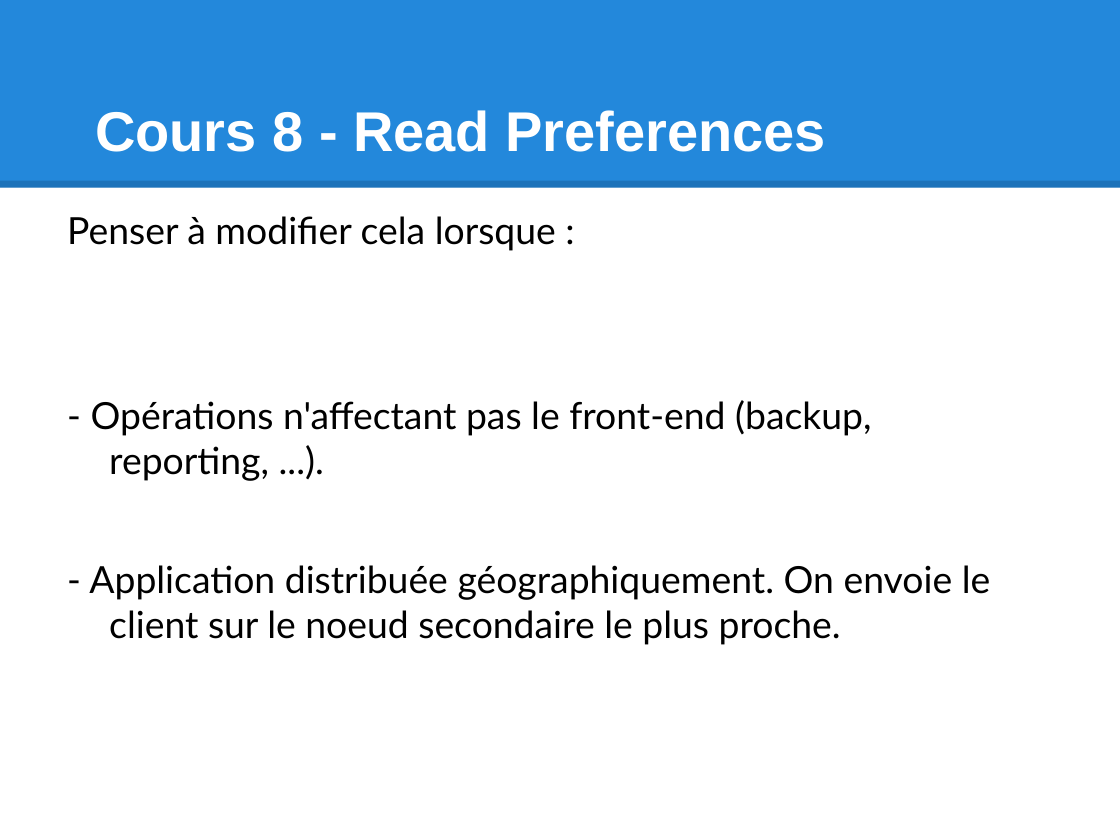
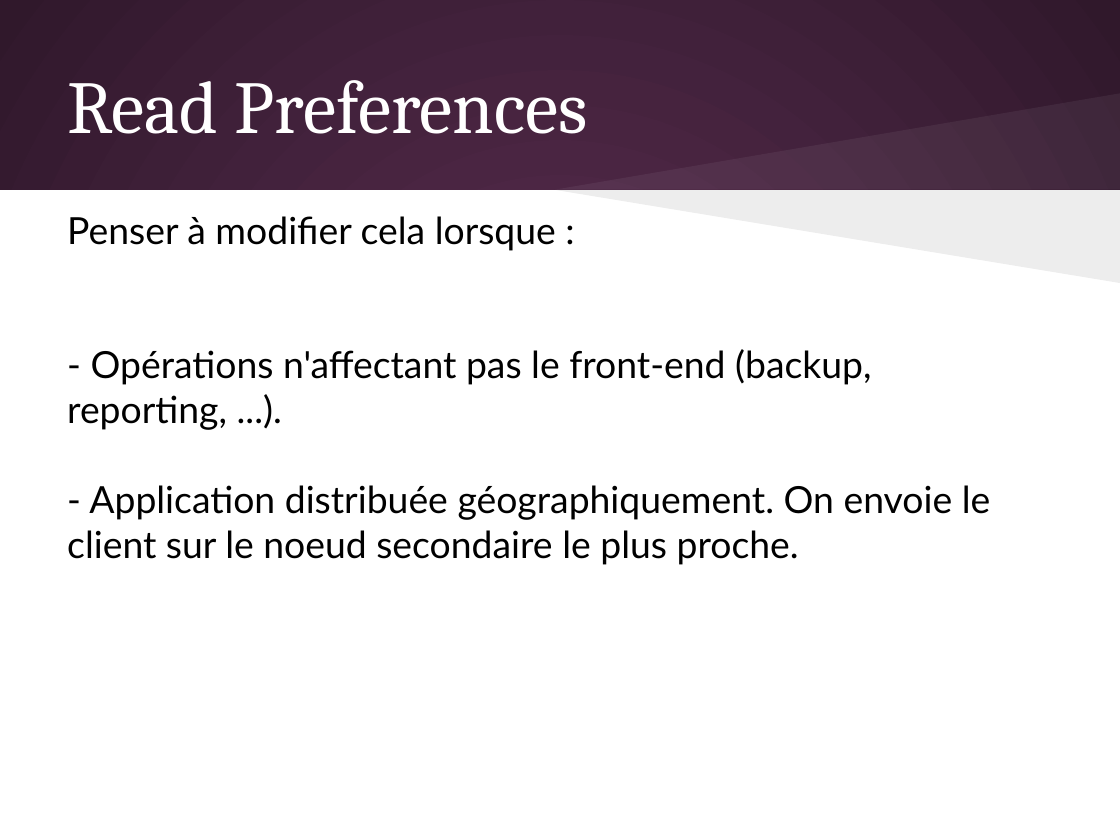
Before and after one commit to olivier-pitton/dant, a slide deck: slide 66 of mongodb/Cours_NoSQL.pptx. Drawn at 1120x840 pixels with LibreOffice and Linux fonts; fonts in the diff are those of the drawing. Boxes give left, top, right and bottom in pixels: in the first picture for what was removed or moved away, otherwise in the second. Text is boxed around its words. In the diff, an @@ line names an element or a change of style, - is before the commit and + after.

```diff
--- a/mongodb/Cours_NoSQL.pptx
+++ b/mongodb/Cours_NoSQL.pptx
@@ background #FFFFFF to gradient #592D50 to #30182B @@
@@ rectangle removed at [0, 0, 1120, 188] @@
@@ title "Read Preferences" at [67, 80, 588, 134]: vertical alignment bottom to middle @@
@@ title at [67, 80, 588, 134]: text changed; size 36 to 48 pt; font Arial to Cambria; bold off @@
-Cours 8 - Read Preferences
+Read Preferences
@@ freeform shape added at [554, 93, 1120, 189], fill #FFFFFF at 6% opacity @@
@@ line removed from (0, 184) to (1120, 184) @@
@@ rectangle added at [0, 190, 1120, 840], fill #FFFFFF @@
@@ text "Penser à modifier cela lorsque ..." at [67, 216, 991, 565]: indent changed; less space between paragraphs @@
@@ freeform shape added at [554, 189, 1120, 282], fill #000000 at 7% opacity @@
```
Also in this commit, not shown: 79 other slides changed, 1 other file.
